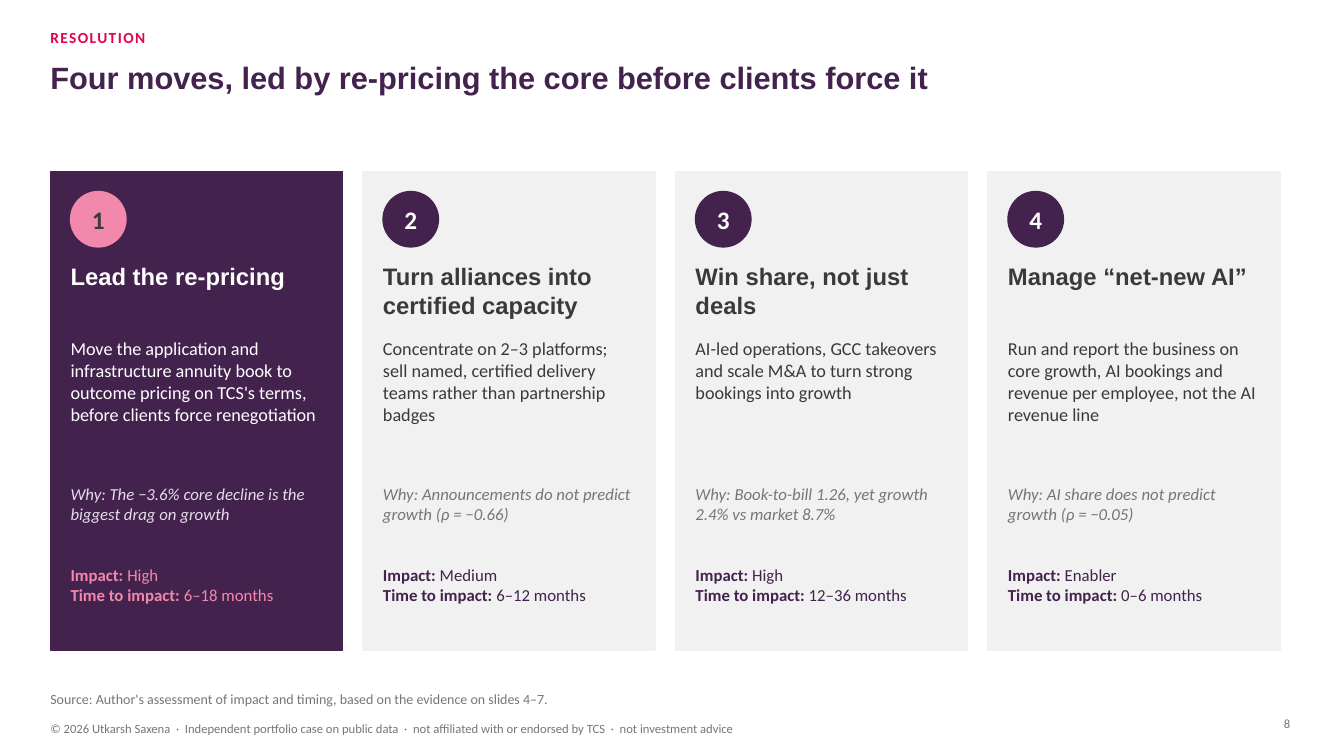
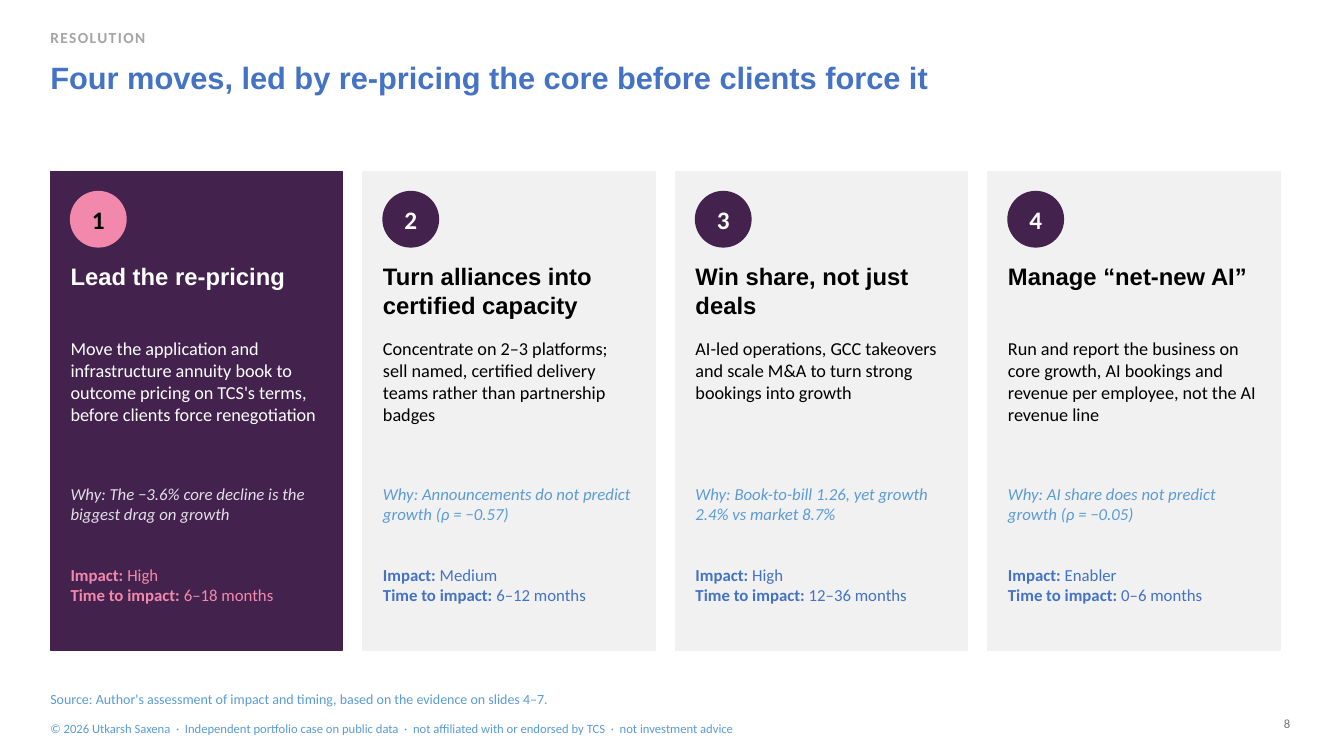
Before and after one commit to lokpriye96/ai-consulting-report-genai-services, a slide deck: slide 8 of outputs/TCS_AI_Deflation_Strategy.pptx. Drawn at 1344x756 pixels with LibreOffice and Linux fonts; fonts in the diff are those of the drawing. Boxes give left, top, right and bottom in pixels: in the first picture for what was removed or moved away, otherwise in the second. Text is boxed around its words. In the diff, an @@ line names an element or a change of style, - is before the commit and + after.

```diff
--- a/outputs/TCS_AI_Deflation_Strategy.pptx
+++ b/outputs/TCS_AI_Deflation_Strategy.pptx
@@ text "RESOLUTION" at box(50, 33, 145, 43): text colour #E0044E to #A5A5A5 @@
@@ text colour #3A3A3C to #000000 in 7 elements at box(92, 212, 105, 229), box(383, 267, 592, 319), box(383, 342, 607, 424), box(695, 267, 908, 315), box(695, 342, 936, 402), box(1008, 268, 1247, 290), box(1008, 342, 1256, 421) @@
@@ text at box(383, 488, 630, 523): text changed; text colour #76767A to #5B9BD5 @@
-Why: Announcements do not predict growth (ρ = −0.66)
+Why: Announcements do not predict growth (ρ = −0.57)
@@ text colour #43224D to #4472C4 in 4 elements at box(50, 66, 928, 94), box(383, 569, 586, 604), box(695, 569, 907, 604), box(1008, 569, 1202, 604) @@
@@ text colour #76767A to #5B9BD5 in 4 elements at box(695, 488, 928, 520), box(1008, 488, 1215, 523), box(50, 694, 548, 707), box(64, 724, 733, 735) @@
```
Also in this commit, not shown: 11 other slides changed, 22 other files.
